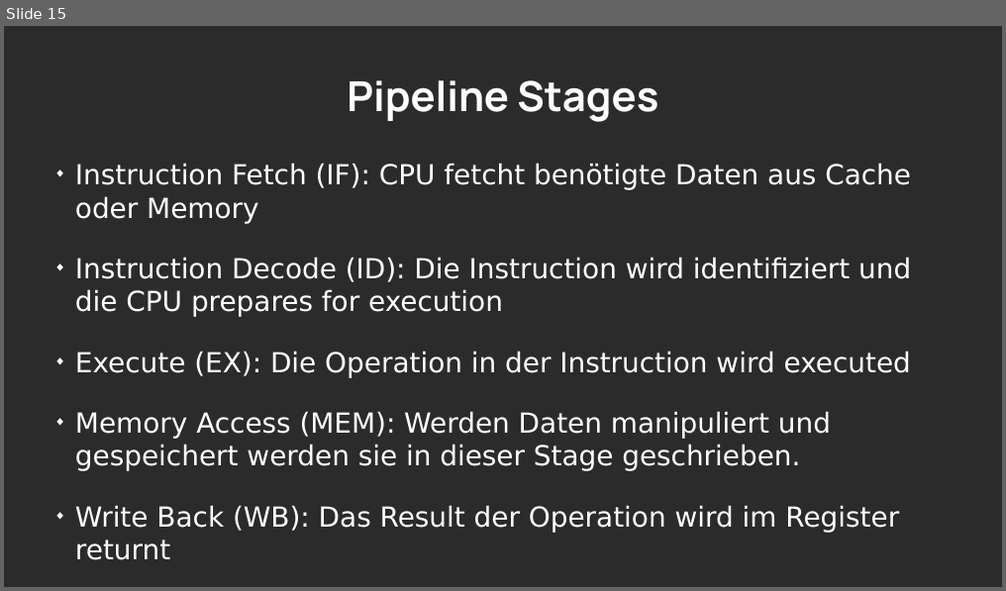
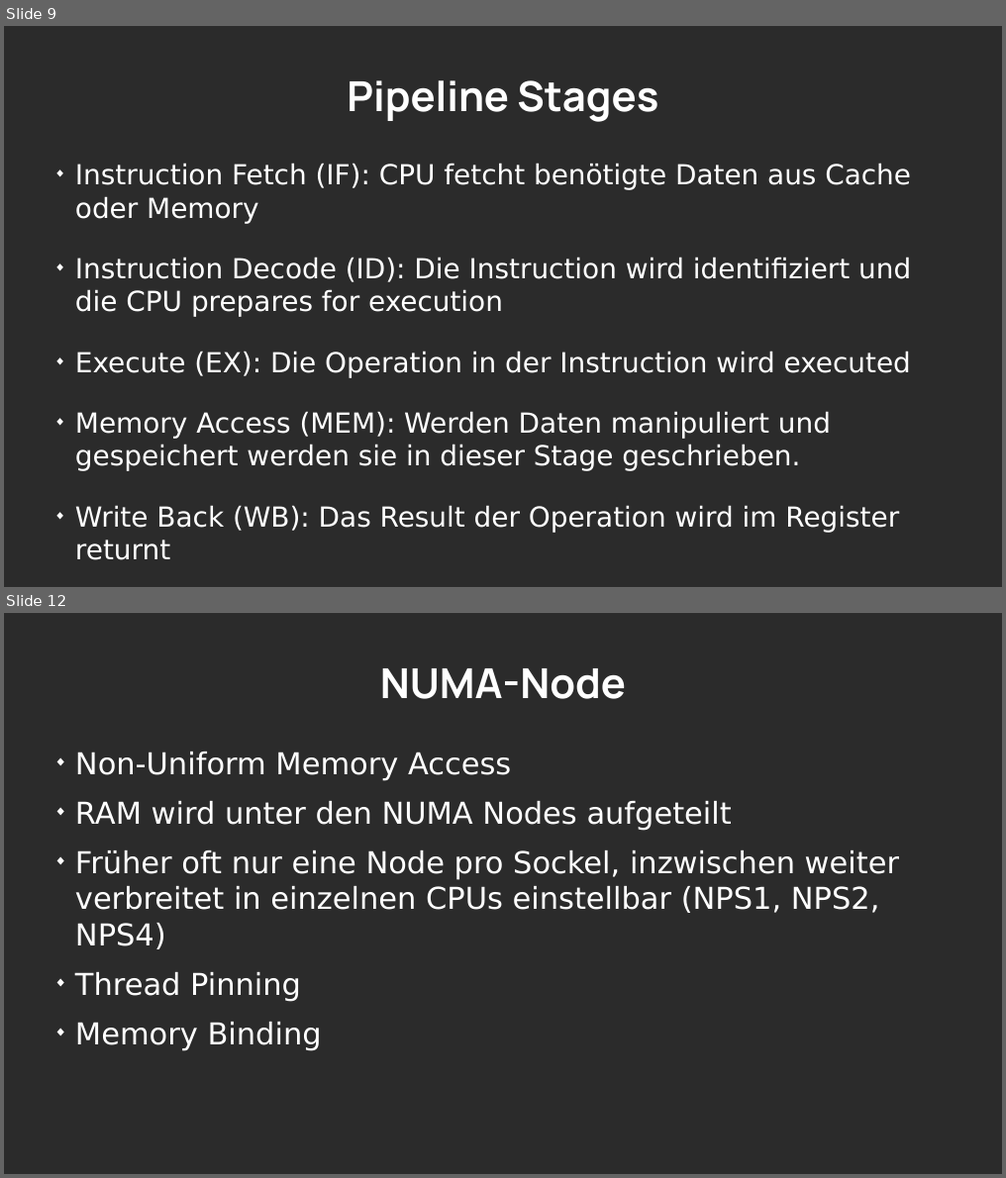
Before and after one commit to LordDreadfight/infpresentation, a slide deck: infCompilers.odp. Shown one above the other, each under a label of ours: slide 15 before the commit, slides 9 and 12 after it; the slides between them are not shown. The pictures are 1006x591 and 1006x1178 pixels, drawn with LibreOffice and Linux fonts; fonts in the diff are those of the drawing; background and template pictures are left out; a plain dark background stands for a picture behind light text. Boxes give left, top, right and bottom in pixels: in the first picture for what was removed or moved away, otherwise in the second. Text is boxed around its words. In the diff, an @@ line names an element or a change of style, - is before the commit and + after.

```diff
--- a/infCompilers.odp
+++ b/infCompilers.odp
@@ slide 12 added at <box>4,613,1002,1174</box>, background picture (left out) @@
@@ title added at <box>380,668,626,699</box>, 32.9 pt, text #FFFFFF, bold @@
+NUMA-Node
@@ text added at <box>75,752,899,1051</box>, 24 pt, text #FFFFFF @@
+◆ Non-Uniform Memory Access
+◆ RAM wird unter den NUMA Nodes aufgeteilt
+◆ Früher oft nur eine Node pro Sockel, inzwischen weiter verbreitet in einzelnen CPUs einstellbar (NPS1, NPS2, NPS4)
+◆ Thread Pinning
+◆ Memory Binding
@@ what was slide 15 is now slide 9 @@
```
Also in this commit, not shown: 5 slides changed, 14 other slides added, 9 slides removed, 5 other files.
